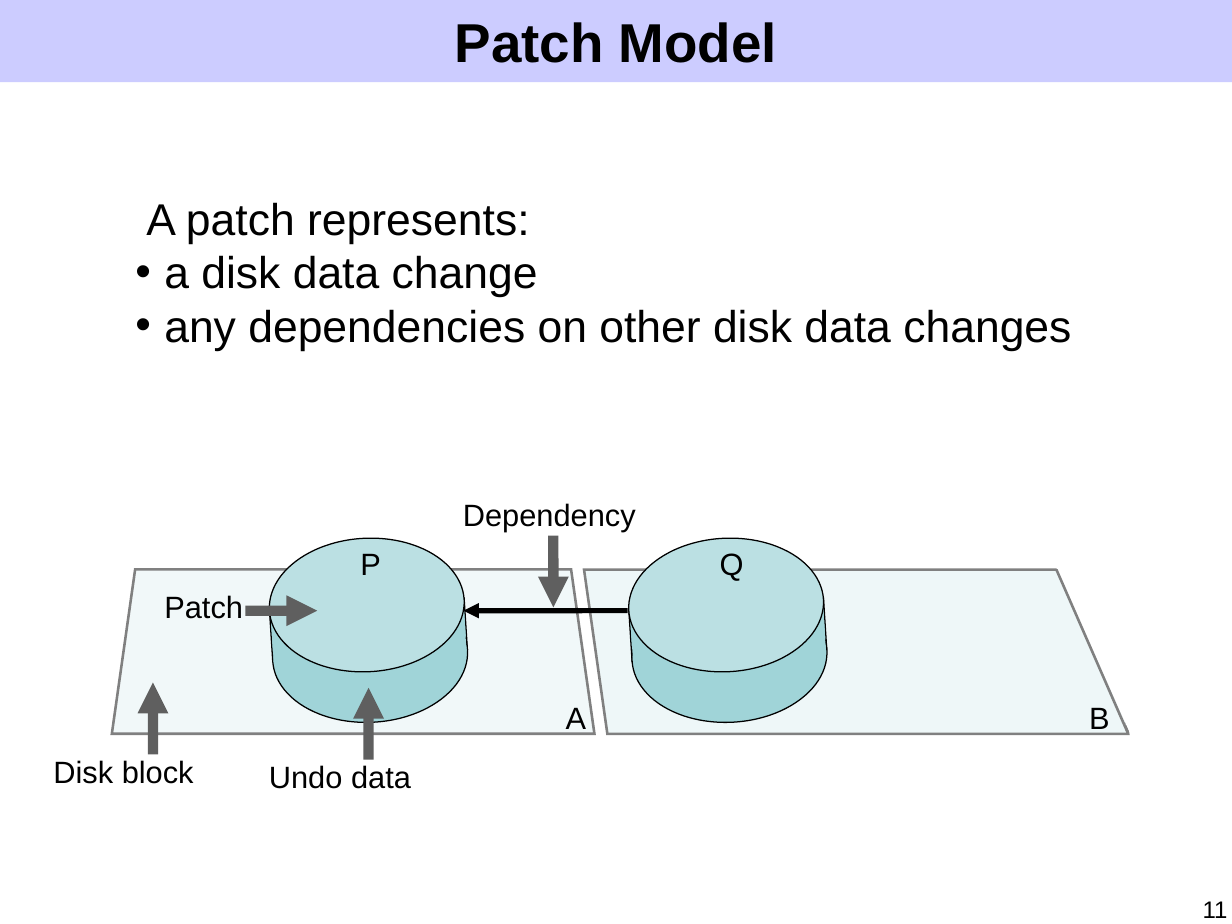
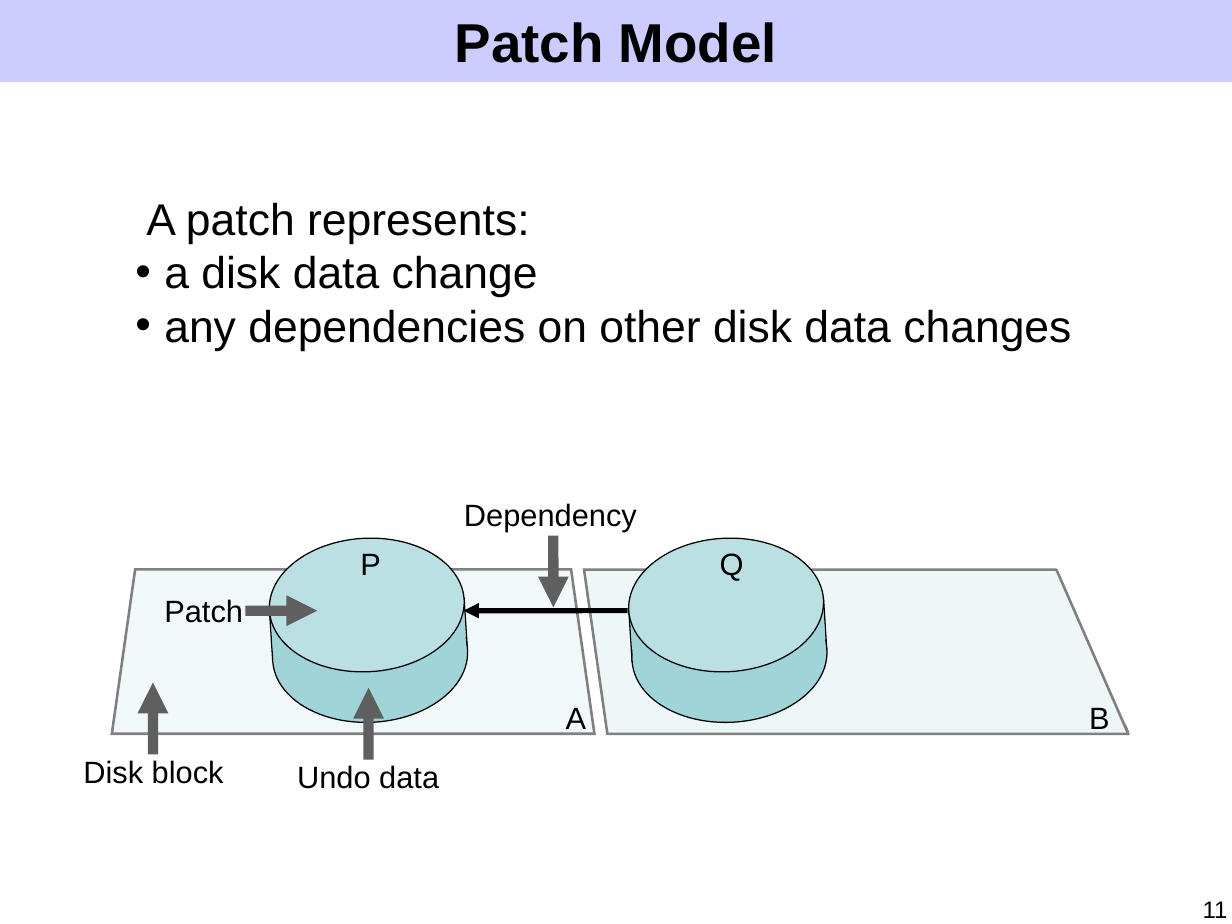
Before and after one commit to ucla-readable/fstitch-doc, a slide deck: slide 11 of sosp/pres.ppt. Drawn at 1232x924 pixels with LibreOffice and Linux fonts; fonts in the diff are those of the drawing. Boxes give left, top, right and bottom in pixels: in the first picture for what was removed or moved away, otherwise in the second. Text is boxed around its words. In the diff, an @@ line names an element or a change of style, - is before the commit and + after.

```diff
--- a/sosp/pres.ppt
+++ b/sosp/pres.ppt
@@ text "Patch": place and size @@
-text "Patch" at box(164, 595, 243, 619)
+text "Patch" at box(164, 599, 243, 623)
@@ text "Disk block": place and size @@
-text "Disk block" at box(53, 760, 194, 784)
+text "Disk block" at box(83, 760, 224, 784)
@@ text "Undo data": place and size @@
-text "Undo data" at box(269, 765, 411, 789)
+text "Undo data" at box(297, 765, 439, 789)
```
Also in this commit, not shown: 8 other slides changed, 3 slides added, 2 slides removed.
